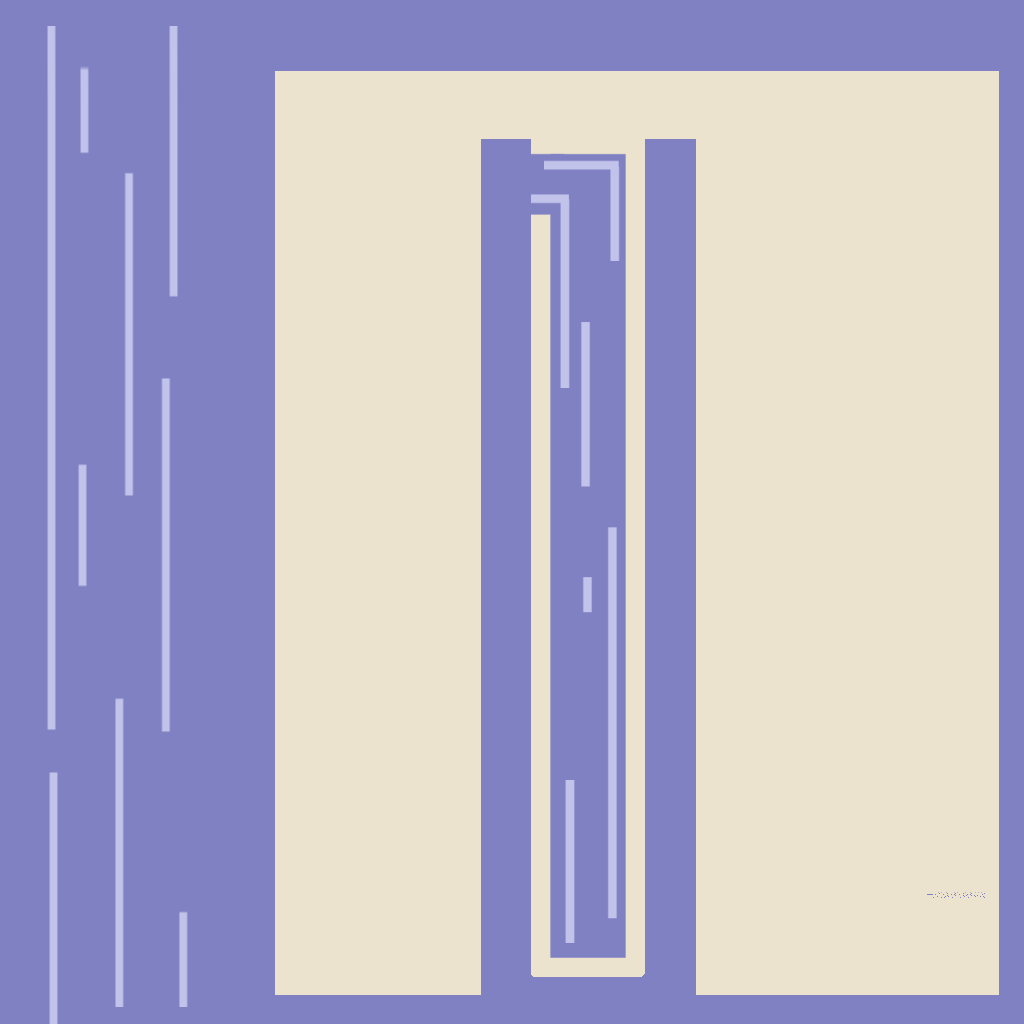
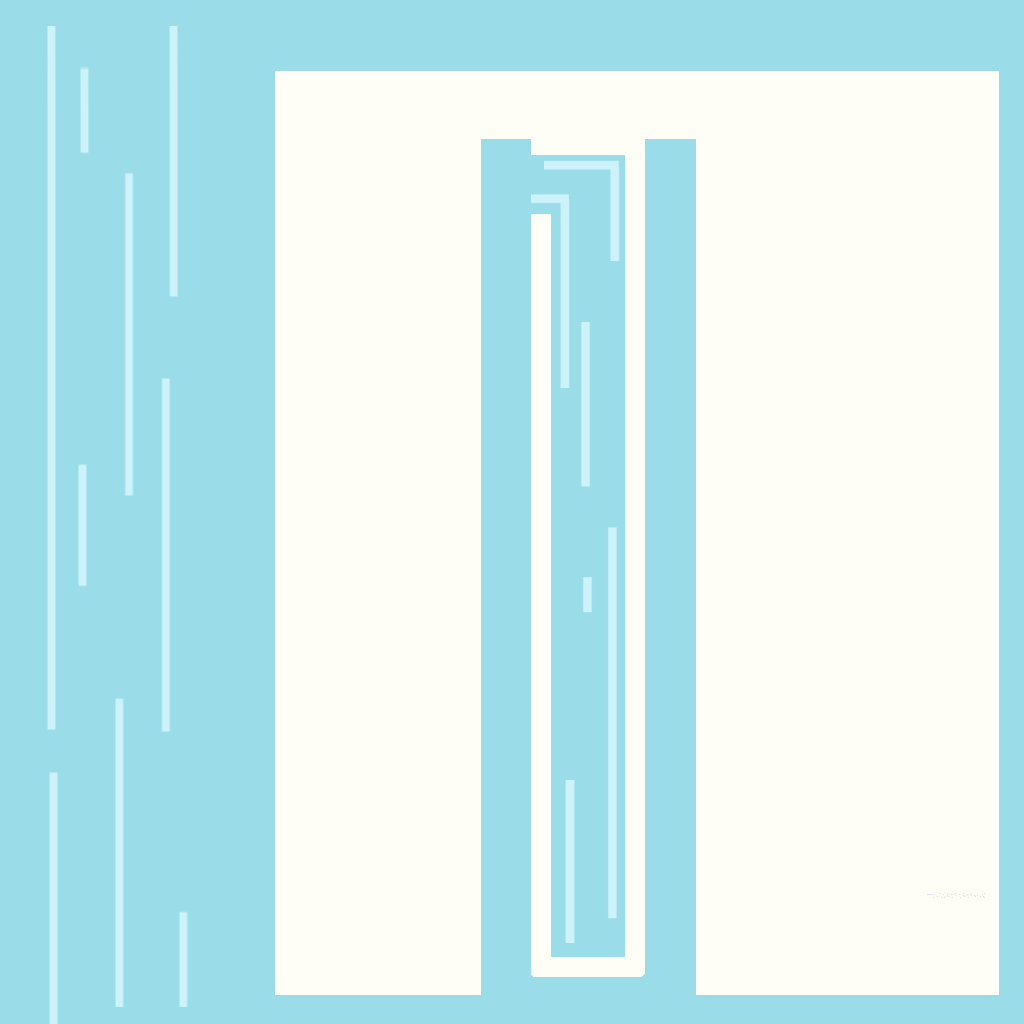
Layered file, before and after one edit (1024px x 1024px). Changes by layer:
painted on "Layer" (2nd of 4) over [47, 26, 999, 1024]
added layer "그룹 1" (1st of 2) above "그룹 1" over [0, 0, 1024, 1024]
added group "그룹 1" (2nd of 2) with 2 layers above "Background" over [0, 0, 1024, 1024]
moved "Layer" (3rd of 4, in "그룹 1") into group "그룹 1", painted on it over [47, 26, 999, 1024]
moved "Layer" (4th of 4, in "그룹 1") into group "그룹 1" over [0, 0, 1024, 1024]
